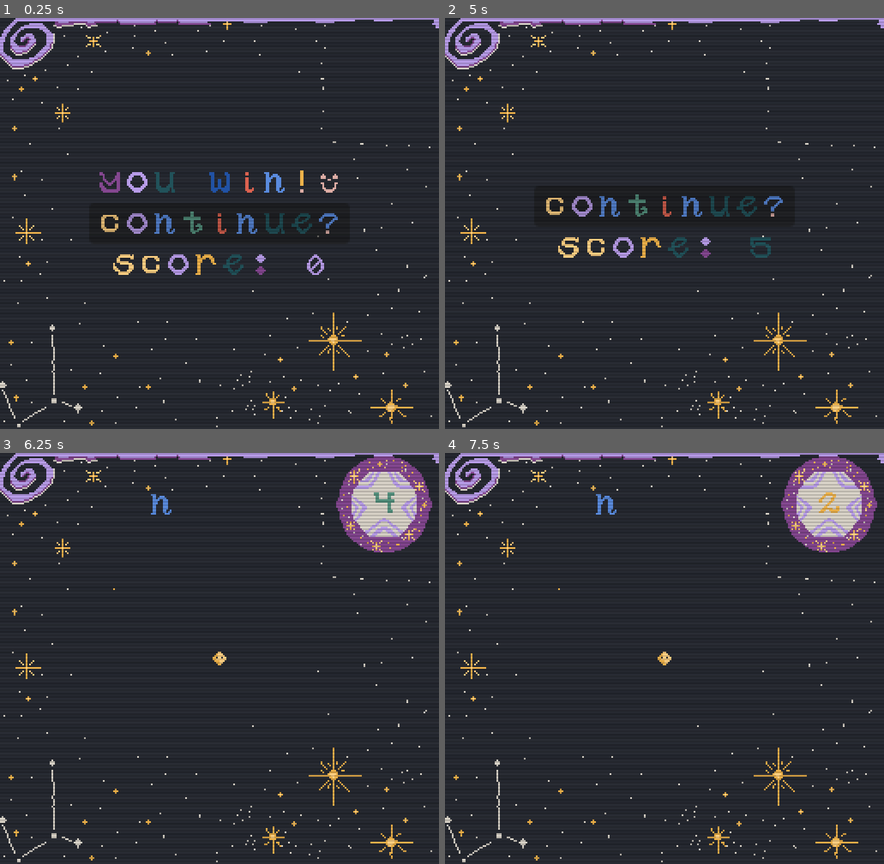
Above: before the commit, frames 1-4 (two rows, left to right).
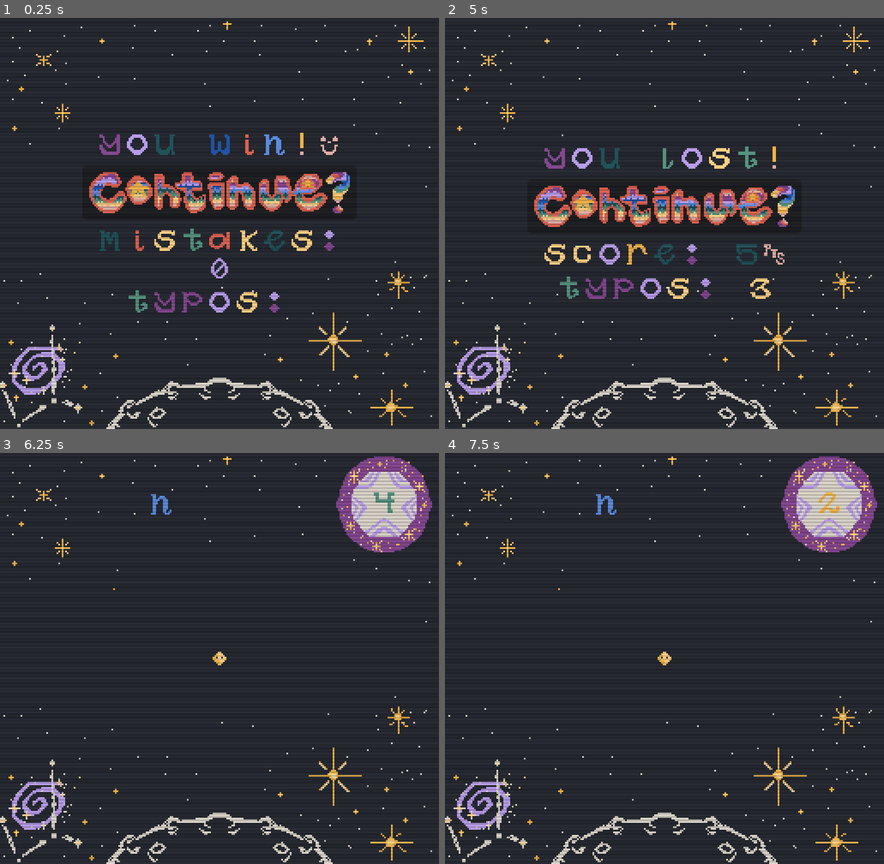
Above: after the commit, the same moments.

Repository: sym-z/melon-jam-24
Game: Godot game, scene res://scenes/game_won.tscn
The game is run twice, just before and just after one commit, with the same random seed, the same clock (stepped at 60 frames per second) and the same inputs. This scene is started directly instead of the project's main scene.
Inputs (mouse positions are in pixels of both pictures, inside the frame that each line leads up to; where the layout moved, square brackets give the same spot in the first picture):
- Up to frame 1 (0.25 s): no input
- Up to frame 2 (5 s): click (664, 190) [664, 223] at 0.5 s; click (664, 223) at 1.25 s; tap Enter at 2, 4.25 s; tap Space at 2.75 s
- Up to frame 3 (6.25 s): click (219, 642) at 5 s; click (219, 658) at 5.75 s
- Up to frame 4 (7.5 s): tap Space at 6.5 s; tap Enter at 7.25 s

The runs differ from the first frame. In frame 1, 11% of the frame differs, in the area x 0-100%, y 0-100%; in frame 2, 10%; in frame 3, 4.0%; in frame 4, 4.0%.

Commit message:
proper shrink, art added

Diff:
--- a/melon-jam/scenes/game_over.tscn
+++ b/melon-jam/scenes/game_over.tscn
@@ -1,14 +1,15 @@
-[gd_scene load_steps=6 format=3 uid="uid://cg7u6mqgqslcl"]
+[gd_scene load_steps=7 format=3 uid="uid://cg7u6mqgqslcl"]
 
 [ext_resource type="Script" path="res://scripts/game_over.gd" id="1_7o88n"]
-[ext_resource type="Texture2D" uid="uid://dgrycmyvihbbf" path="res://sprites/background.png" id="1_o55fu"]
 [ext_resource type="Shader" path="res://shaders/crt.gdshader" id="1_vr8la"]
 [ext_resource type="FontFile" uid="uid://bn2t1ab8msu7s" path="res://fonts/font.png" id="2_5g7vs"]
+[ext_resource type="Texture2D" uid="uid://djrloiynnrhvq" path="res://sprites/maintitlebackground.png" id="3_5d5a4"]
+[ext_resource type="Texture2D" uid="uid://jvb2q7a1byue" path="res://sprites/continue.png" id="5_t4uhj"]
 
 [sub_resource type="ShaderMaterial" id="ShaderMaterial_6wgsw"]
 shader = ExtResource("1_vr8la")
 
-[node name="Game Over" type="Control" node_paths=PackedStringArray("scoreText")]
+[node name="Game Over" type="Control" node_paths=PackedStringArray("scoreText", "mistakesText")]
 material = SubResource("ShaderMaterial_6wgsw")
 use_parent_material = true
 layout_mode = 3
@@ -19,6 +20,7 @@
 grow_vertical = 2
 script = ExtResource("1_7o88n")
 scoreText = NodePath("VBoxContainer/Score Text")
+mistakesText = NodePath("VBoxContainer/Mistakes Text")
 
 [node name="Background" type="TextureRect" parent="."]
 use_parent_material = true
@@ -28,7 +30,7 @@
 anchor_bottom = 1.0
 grow_horizontal = 2
 grow_vertical = 2
-texture = ExtResource("1_o55fu")
+texture = ExtResource("3_5d5a4")
 
 [node name="VBoxContainer" type="VBoxContainer" parent="."]
 use_parent_material = true
@@ -45,18 +47,33 @@
 grow_horizontal = 2
 grow_vertical = 2
 
+[node name="RichTextLabel" type="RichTextLabel" parent="VBoxContainer"]
+layout_mode = 2
+theme_override_fonts/normal_font = ExtResource("2_5g7vs")
+bbcode_enabled = true
+text = "[center]you lost![/center]"
+fit_content = true
+
 [node name="Continue Button" type="Button" parent="VBoxContainer"]
 use_parent_material = true
 layout_mode = 2
 theme_override_fonts/font = ExtResource("2_5g7vs")
-text = "continue?"
+icon = ExtResource("5_t4uhj")
 
 [node name="Score Text" type="RichTextLabel" parent="VBoxContainer"]
 use_parent_material = true
 layout_mode = 2
 theme_override_fonts/normal_font = ExtResource("2_5g7vs")
 bbcode_enabled = true
-text = "[center]score:[/center]"
+text = "[center]score: [/center]"
+fit_content = true
+
+[node name="Mistakes Text" type="RichTextLabel" parent="VBoxContainer"]
+use_parent_material = true
+layout_mode = 2
+theme_override_fonts/normal_font = ExtResource("2_5g7vs")
+bbcode_enabled = true
+text = "[center]typos: [/center]"
 fit_content = true
 
 [connection signal="button_up" from="VBoxContainer/Continue Button" to="." method="_on_continue_button_button_up"]
--- a/melon-jam/scenes/game_won.tscn
+++ b/melon-jam/scenes/game_won.tscn
@@ -1,14 +1,15 @@
-[gd_scene load_steps=6 format=3 uid="uid://ccj1o7iqgu43x"]
+[gd_scene load_steps=7 format=3 uid="uid://ccj1o7iqgu43x"]
 
 [ext_resource type="Shader" path="res://shaders/crt.gdshader" id="1_5big4"]
 [ext_resource type="Script" path="res://scripts/game_won.gd" id="1_66h5x"]
-[ext_resource type="Texture2D" uid="uid://dgrycmyvihbbf" path="res://sprites/background.png" id="2_yis6h"]
+[ext_resource type="Texture2D" uid="uid://djrloiynnrhvq" path="res://sprites/maintitlebackground.png" id="3_0yv4b"]
 [ext_resource type="FontFile" uid="uid://bn2t1ab8msu7s" path="res://fonts/font.png" id="3_y3elu"]
+[ext_resource type="Texture2D" uid="uid://jvb2q7a1byue" path="res://sprites/continue.png" id="5_qd0wu"]
 
 [sub_resource type="ShaderMaterial" id="ShaderMaterial_cwddn"]
 shader = ExtResource("1_5big4")
 
-[node name="Game Won" type="Control" node_paths=PackedStringArray("scoreText")]
+[node name="Game Won" type="Control" node_paths=PackedStringArray("scoreText", "mistakesText")]
 material = SubResource("ShaderMaterial_cwddn")
 use_parent_material = true
 layout_mode = 3
@@ -19,6 +20,7 @@
 grow_vertical = 2
 script = ExtResource("1_66h5x")
 scoreText = NodePath("VBoxContainer/Score Text")
+mistakesText = NodePath("VBoxContainer/Score Text")
 
 [node name="TextureRect" type="TextureRect" parent="."]
 use_parent_material = true
@@ -28,7 +30,7 @@
 anchor_bottom = 1.0
 grow_horizontal = 2
 grow_vertical = 2
-texture = ExtResource("2_yis6h")
+texture = ExtResource("3_0yv4b")
 
 [node name="VBoxContainer" type="VBoxContainer" parent="."]
 use_parent_material = true
@@ -56,7 +58,7 @@
 use_parent_material = true
 layout_mode = 2
 theme_override_fonts/font = ExtResource("3_y3elu")
-text = "continue?"
+icon = ExtResource("5_qd0wu")
 
 [node name="Score Text" type="RichTextLabel" parent="VBoxContainer"]
 use_parent_material = true
@@ -66,4 +68,12 @@
 text = "[center]score:[/center]"
 fit_content = true
 
+[node name="Mistakes Text" type="RichTextLabel" parent="VBoxContainer"]
+use_parent_material = true
+layout_mode = 2
+theme_override_fonts/normal_font = ExtResource("3_y3elu")
+bbcode_enabled = true
+text = "[center]typos: [/center]"
+fit_content = true
+
 [connection signal="button_up" from="VBoxContainer/Continue Button" to="." method="_on_continue_button_button_up"]
--- a/melon-jam/scenes/main_menu.tscn
+++ b/melon-jam/scenes/main_menu.tscn
@@ -1,9 +1,11 @@
-[gd_scene load_steps=6 format=3 uid="uid://degxwd8m5fbt7"]
+[gd_scene load_steps=8 format=3 uid="uid://degxwd8m5fbt7"]
 
 [ext_resource type="Shader" path="res://shaders/crt.gdshader" id="1_2brmx"]
 [ext_resource type="Script" path="res://scripts/main_menu.gd" id="1_l5uq4"]
-[ext_resource type="Texture2D" uid="uid://dgrycmyvihbbf" path="res://sprites/background.png" id="3_0e6sn"]
+[ext_resource type="Texture2D" uid="uid://djrloiynnrhvq" path="res://sprites/maintitlebackground.png" id="3_jop78"]
 [ext_resource type="FontFile" uid="uid://bn2t1ab8msu7s" path="res://fonts/font.png" id="3_km81b"]
+[ext_resource type="Texture2D" uid="uid://bqytbpm2ry6qs" path="res://sprites/title.png" id="4_nblvi"]
+[ext_resource type="Texture2D" uid="uid://rh566ilchac4" path="res://sprites/play.png" id="6_6ml5w"]
 
 [sub_resource type="ShaderMaterial" id="ShaderMaterial_62mty"]
 shader = ExtResource("1_2brmx")
@@ -20,7 +22,7 @@
 script = ExtResource("1_l5uq4")
 metadata/_edit_use_anchors_ = true
 
-[node name="TextureRect" type="TextureRect" parent="."]
+[node name="Background" type="TextureRect" parent="."]
 use_parent_material = true
 layout_mode = 1
 anchors_preset = 15
@@ -28,7 +30,16 @@
 anchor_bottom = 1.0
 grow_horizontal = 2
 grow_vertical = 2
-texture = ExtResource("3_0e6sn")
+texture = ExtResource("3_jop78")
+
+[node name="Title Text" type="TextureRect" parent="."]
+use_parent_material = true
+layout_mode = 0
+offset_top = 43.0
+offset_right = 128.0
+offset_bottom = 103.0
+scale = Vector2(2, 1)
+texture = ExtResource("4_nblvi")
 
 [node name="Play Button" type="Button" parent="."]
 use_parent_material = true
@@ -45,6 +56,6 @@
 grow_horizontal = 2
 grow_vertical = 2
 theme_override_fonts/font = ExtResource("3_km81b")
-text = "play"
+icon = ExtResource("6_6ml5w")
 
 [connection signal="button_up" from="Play Button" to="." method="_on_play_button_button_up"]
--- a/melon-jam/scenes/typing.tscn
+++ b/melon-jam/scenes/typing.tscn
@@ -1,7 +1,7 @@
 [gd_scene load_steps=12 format=3 uid="uid://d26xtoi1mi5r7"]
 
 [ext_resource type="Script" path="res://scripts/typing.gd" id="1_7fg4x"]
-[ext_resource type="Texture2D" uid="uid://dgrycmyvihbbf" path="res://sprites/background.png" id="3_bwbys"]
+[ext_resource type="Texture2D" uid="uid://djrloiynnrhvq" path="res://sprites/maintitlebackground.png" id="3_mrnyc"]
 [ext_resource type="PackedScene" uid="uid://do4ad7d6xmg37" path="res://scenes/player.tscn" id="4_mwn3l"]
 [ext_resource type="Shader" path="res://shaders/crt.gdshader" id="6_f1k2r"]
 [ext_resource type="Texture2D" uid="uid://ysw0xiqt33ic" path="res://sprites/timer-remodel.png" id="6_ugwpl"]
@@ -43,7 +43,7 @@
 
 [node name="Background" type="Sprite2D" parent="."]
 use_parent_material = true
-texture = ExtResource("3_bwbys")
+texture = ExtResource("3_mrnyc")
 centered = false
 
 [node name="Masses" type="Node2D" parent="."]
--- a/melon-jam/scripts/game_over.gd
+++ b/melon-jam/scripts/game_over.gd
@@ -1,9 +1,9 @@
 extends Control
 @export var scoreText : RichTextLabel
-
+@export var mistakesText : RichTextLabel
 func _ready():
-	print("SCORE IS: " + str(Globals.score))
-	scoreText.text = Globals.centerString("score: " + str(Globals.score))
+	scoreText.text = Globals.centerString("score: " + str(Globals.score)+"$")
+	mistakesText.text = Globals.centerString("typos: " + str(Globals.mistakes))
 
 func _on_continue_button_button_up():
 	call_deferred("next_scene")
--- a/melon-jam/scripts/game_won.gd
+++ b/melon-jam/scripts/game_won.gd
@@ -1,8 +1,10 @@
 extends Control
 @export var scoreText : RichTextLabel
+@export var mistakesText : RichTextLabel
 
 func _ready():
-	scoreText.text = Globals.centerString("score: " + str(Globals.score))
+	scoreText.text = Globals.centerString("score: " + str(Globals.score)+"$")
+	mistakesText.text = Globals.centerString("mistakes: " + str(Globals.mistakes))
 
 func _on_continue_button_button_up():
 	call_deferred("next_scene")
--- a/melon-jam/scripts/globals.gd
+++ b/melon-jam/scripts/globals.gd
@@ -4,6 +4,7 @@
 var SCREEN_Y := 240
 var SCREEN_CENTER := Vector2(SCREEN_X/2,SCREEN_Y/2)
 var score : int
+var mistakes : int = 0
 ## For using BBCode string formatting
 func centerString(str : String) -> String:
 	return "[center]"+str+"[/center]"
--- a/melon-jam/scripts/typing.gd
+++ b/melon-jam/scripts/typing.gd
@@ -73,6 +73,7 @@
 ## Keeps track of time during pause
 var backupTimeLabel : String
 
+var gameWon: bool = false
 func _ready() -> void:
 	timer.wait_time = startingSeconds
 	WordBank.loadFromFile(WordBank.textFile)
@@ -96,11 +97,6 @@
 	wordNum+=1
 	# MOVE TO NEXT PLANET
 	if wordNum > wordsPerGrow:
-		currLevel += 1
-		if currLevel > WordBank.LEVELS:
-			# GAME WON!
-			print("GAME WON!")
-			pullUI()
 		timer.set_wait_time(timer.wait_time + secondsPerLevel)
 		print("timer big bump")
 	else:
@@ -119,7 +115,8 @@
 			mass.sprite.frame = currLevel - 1
 			mass.shape.shape = COLL_SHAPES[currLevel-1]
 			mass.adjustOffset()
-			mass.sprite.visible = true
+			if !gameWon:
+				mass.sprite.visible = true
 	print(currentWord)
 
 # For each letter in word, make a mass in the current spawn box.
@@ -163,12 +160,13 @@
 	return wordSet[index]
 
 func removeMass():
-	for child in massParent.get_children():
-		massParent.remove_child(child)
-	if currentLetter >= currentWord.length():
-		newWord()
-		# resume timer after new word is made, with time left remaining
-		timer.start(timer.time_left)
+	if !gameWon:
+		for child in massParent.get_children():
+			massParent.remove_child(child)
+		if currentLetter >= currentWord.length() and !gameWon:
+			newWord()
+			# resume timer after new word is made, with time left remaining
+			timer.start(timer.time_left)
 
 
 
@@ -185,7 +183,15 @@
 					## TODO: COOL ANIMATION OR SOUND TO SHOW LETTER WAS CORRECT
 					pass
 				else:
+					#print("WORD NUM" + str(wordNum))
+					#print("WPG: " + str(wordsPerGrow))
+					if wordNum >= wordsPerGrow:
+						currLevel += 1
 					print("DONE!!")
+					if currLevel > WordBank.LEVELS:
+						gameWon = true
+						pullUI()
+					# TODO IF GAME IS NOT WON
 					# Pause timer for animation
 					timer.stop()
 					if(massParent.get_child_count()):
@@ -199,10 +205,11 @@
 							tween.tween_property(childArr[i].sprite,"global_position",player.global_position-deltaVector,tweenDur)
 							tween.set_parallel();
 							tween.tween_property(childArr[i].shape,"global_position",player.global_position-deltaVector,tweenDur)
-							if i == childArr.size()-1:
+							if i == childArr.size()-1 and !gameWon:
 								tween.connect("finished", removeMass)
 			else:
 				print("FALSE")
+				Globals.mistakes += 1
 				# Make the penalty increase per level (0.5 sec per level)
 				# (currLevel-1)/(1/secondsPerLevel)
 				# 1/0.5 = 2
@@ -250,3 +257,4 @@
 	tween.tween_property(n,"position",Globals.SCREEN_CENTER,tweenDur)
 	tween.set_parallel()
 	tween.tween_property(n,"scale",Vector2.ZERO,tweenDur)
+# try new with global
Not shown, added: melon-jam/sprites/continue.png.import
Not shown, added: melon-jam/sprites/maintitlebackground.png.import
Not shown, added: melon-jam/sprites/play.png.import
Not shown, added: melon-jam/sprites/title.png.import
